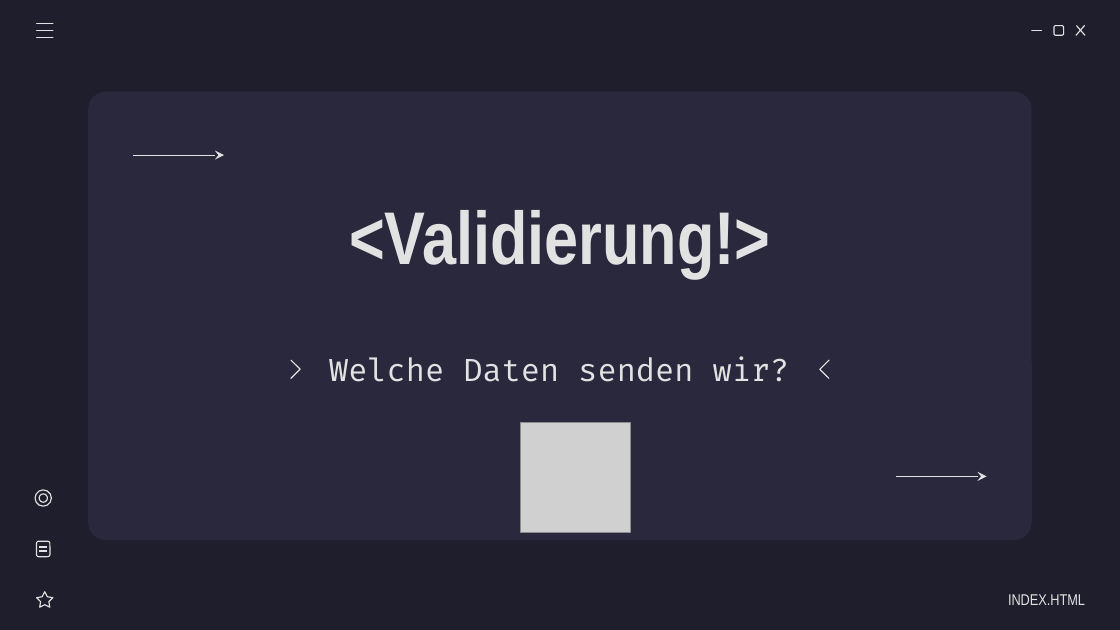
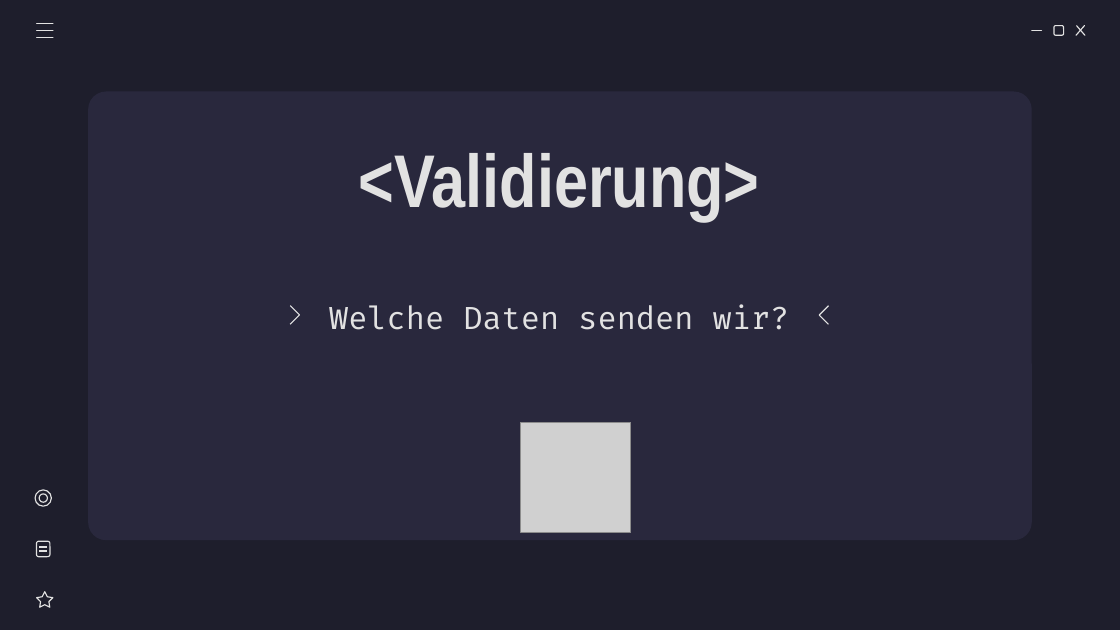
Before and after one commit to miwied/web-based-database-manager, a slide deck: slide 16 of documentation/required documents/Presentation/Webasierter Datenkbankmanager - Präsentation.pptx. Drawn at 1120x630 pixels with LibreOffice and Linux fonts; fonts in the diff are those of the drawing; grey boxes stand for pictures. Boxes give left, top, right and bottom in pixels: in the first picture for what was removed or moved away, otherwise in the second. Text is boxed around its words. In the diff, an @@ line names an element or a change of style, - is before the commit and + after.

```diff
--- a/documentation/required documents/Presentation/Webasierter Datenkbankmanager - Präsentation.pptx
+++ b/documentation/required documents/Presentation/Webasierter Datenkbankmanager - Präsentation.pptx
@@ arrow removed from (133, 156) to (224, 156) @@
@@ title at (359,153,760,221): text changed @@
-<Validierung!>
+<Validierung>
@@ subtitle "Welche Daten senden wir?": place and size @@
-subtitle "Welche Daten senden wir?" at (329,356,790,382)
+subtitle "Welche Daten senden wir?" at (329,304,790,330)
@@ freeform shape: place and size @@
-freeform shape at (291,360,300,379)
+freeform shape at (290,306,299,325)
@@ freeform shape: place and size @@
-freeform shape at (820,360,829,379)
+freeform shape at (819,306,828,325)
@@ arrow removed from (896, 476) to (987, 476) @@
@@ subtitle removed at (1008,594,1085,605) @@
-INDEX.HTML
```
Also in this commit, not shown: 8 other slides changed.
